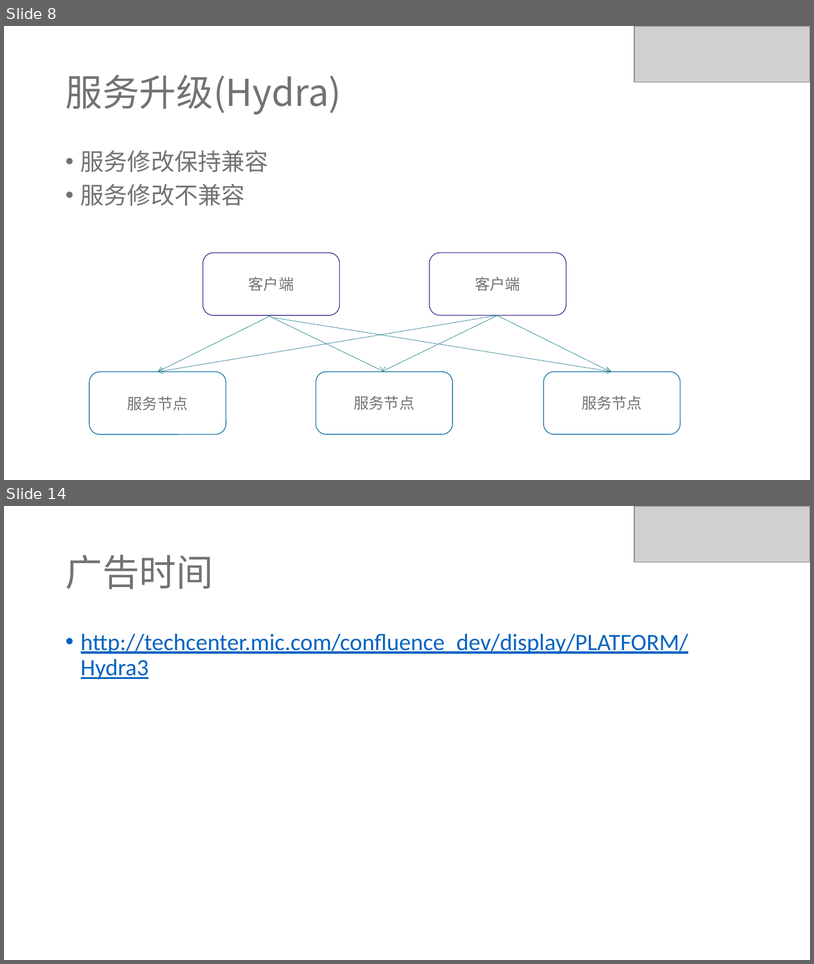
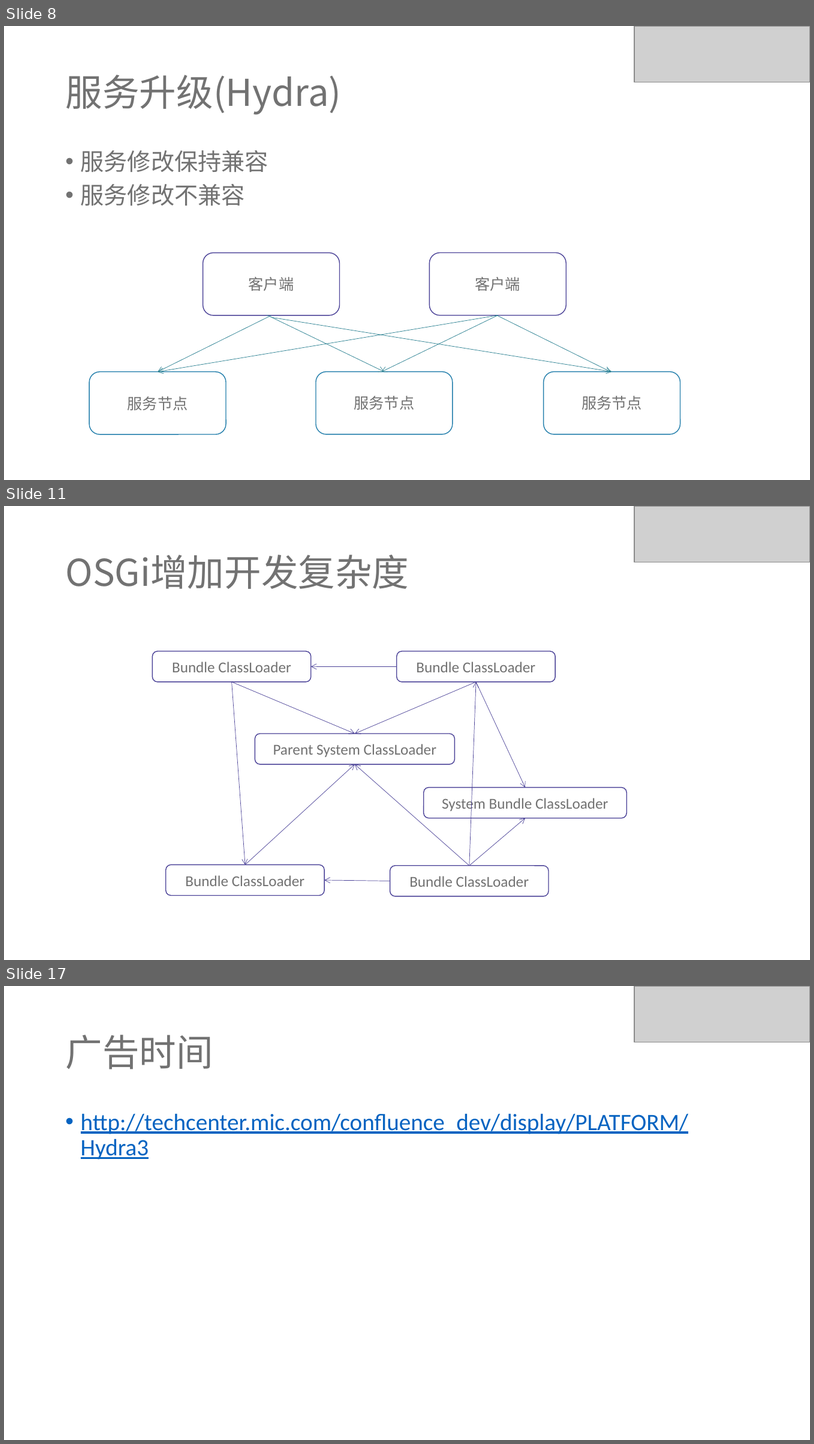
Before and after one commit to ivaneye/ivaneye.github.com, a slide deck: source/ppt/work/焦点服务化框架Hydra的演变-王一帆.pptx. Shown one above the other, each under a label of ours: slides 8 and 14 before the commit, slides 8, 11 and 17 after it; the slides between them are not shown. The pictures are 814x964 and 814x1444 pixels, drawn with LibreOffice and Linux fonts; fonts in the diff are those of the drawing; grey boxes stand for pictures. Boxes give left, top, right and bottom in pixels: in the first picture for what was removed or moved away, otherwise in the second. Text is boxed around its words. In the diff, an @@ line names an element or a change of style, - is before the commit and + after.

```diff
--- a/source/ppt/work/焦点服务化框架Hydra的演变-王一帆.pptx
+++ b/source/ppt/work/焦点服务化框架Hydra的演变-王一帆.pptx
@@ slide 11 added at (4, 506, 810, 960), background #FFFFFF @@
@@ picture added at (635, 506, 810, 562) @@
@@ title added at (65, 555, 409, 589), 44 pt, text #727272 @@
+OSGi增加开发复杂度
@@ rounded rectangle added at (152, 651, 311, 682), outline #4C4398 1 pt, 18 pt, text #727272 @@
+Bundle ClassLoader
@@ arrow added from (397, 666) to (311, 666), #4C4398 0.5 pt @@
@@ rounded rectangle added at (397, 651, 556, 682), outline #4C4398 1 pt, 18 pt, text #727272 @@
+Bundle ClassLoader
@@ arrow added from (232, 682) to (355, 733), #4C4398 0.5 pt @@
@@ arrow added from (232, 682) to (245, 865), #4C4398 0.5 pt @@
@@ arrow added from (476, 682) to (355, 733), #4C4398 0.5 pt @@
@@ arrow added from (470, 865) to (476, 682), #4C4398 0.5 pt @@
@@ arrow added from (476, 682) to (525, 787), #4C4398 0.5 pt @@
@@ rounded rectangle added at (255, 733, 455, 765), outline #4C4398 1 pt, 18 pt, text #727272 @@
+Parent System ClassLoader
@@ arrow added from (245, 865) to (355, 765), #4C4398 0.5 pt @@
@@ arrow added from (470, 865) to (355, 765), #4C4398 0.5 pt @@
@@ rounded rectangle added at (424, 787, 627, 818), outline #4C4398 1 pt, 18 pt, text #727272 @@
+System Bundle ClassLoader
@@ arrow added from (470, 865) to (525, 818), #4C4398 0.5 pt @@
@@ rounded rectangle added at (166, 865, 324, 895), outline #4C4398 1 pt, 18 pt, text #727272 @@
+Bundle ClassLoader
@@ rounded rectangle added at (390, 865, 549, 896), outline #4C4398 1 pt, 18 pt, text #727272 @@
+Bundle ClassLoader
@@ arrow added from (390, 880) to (324, 880), #4C4398 0.5 pt @@
@@ what was slide 14 is now slide 17 @@
```
Also in this commit, not shown: 1 slide changed, 6 other slides added, 4 slides removed, 3 other files.
